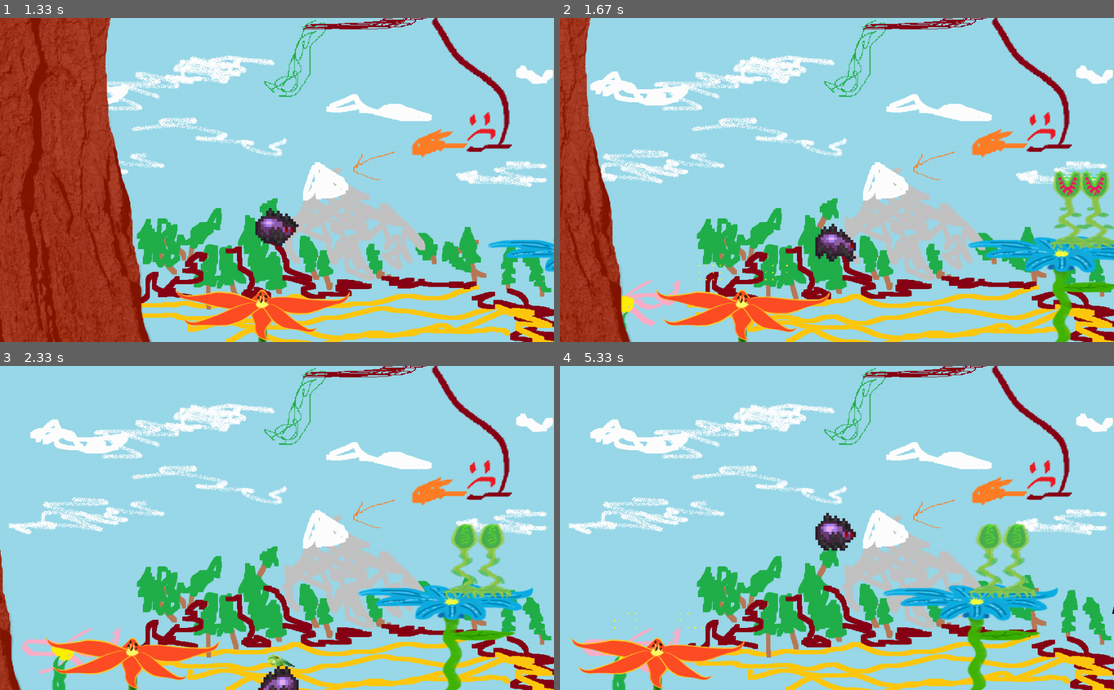
Above: before the commit, frames 1-4 (two rows, left to right).
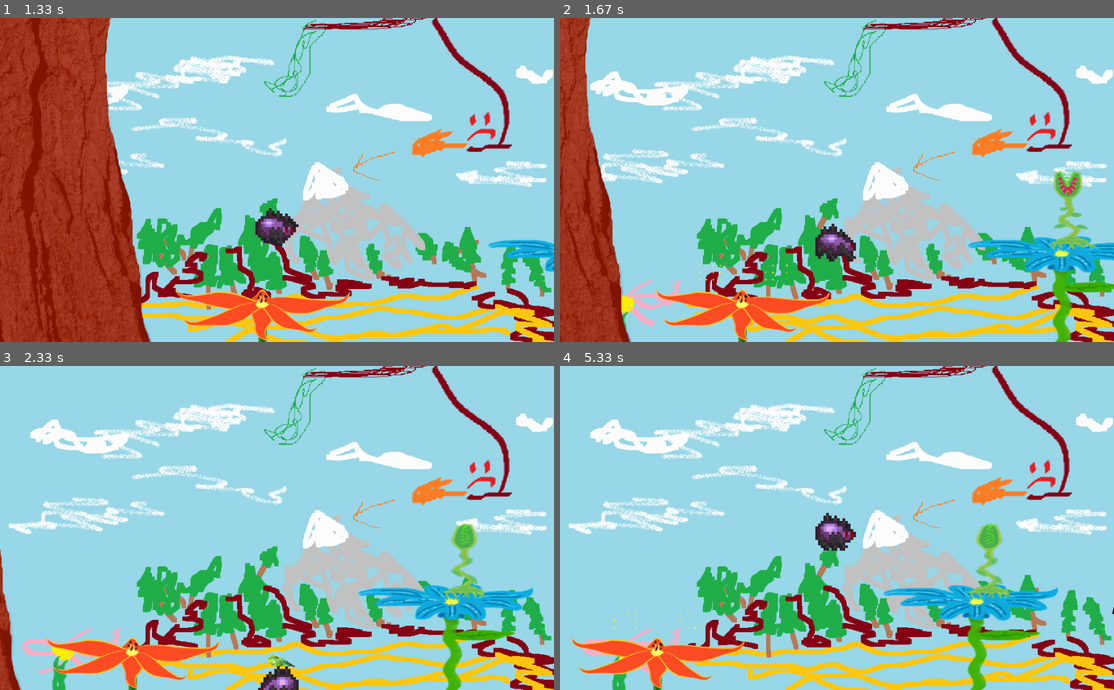
Above: after the commit, the same moments.

Repository: SwampWood/PyGame-shit
Game: pygame game, started from main.py
Same seed, same stepped clock (60 frames per second), same inputs: the game is played once before the commit and once after it.
Inputs (mouse positions are in pixels of both pictures, inside the frame that each line leads up to):
- Up to frame 1 (1.33 s): right-click (254, 192) at 0.38 s; hold D 0.67-1.13 s; move the mouse to (454, 170) at 0.7 s; tap Space at 0.73, 1.03, 1.23 s; hold D from 1.17 s (still down)
- Up to frame 2 (1.67 s): tap Space at 1.53 s; release D at 1.63 s
- Up to frame 3 (2.33 s): hold A 1.67-2.2 s; tap Space at 1.73, 2.03 s; click (105, 602) at 2.28 s
- Up to frame 4 (5.33 s): tap E at 2.57 s; hold A 2.9-3.3 s; tap Space at 2.97, 3.27, 3.4, 3.7, 4.07, 4.37, 4.57, 4.87, 5.07 s; hold D 3.33-3.97 s; hold A 4-4.47 s; hold D 4.5-4.97 s; hold D from 5 s (still down)

Frame 1 is identical in both runs. In frame 2, 0.8% of the frame differs, in the area x 93-100%, y 47-72%; in frame 3, 0.7%; in frame 4, 0.7%.

Commit message:
Добавлена музыка

Diff:
--- a/main.py
+++ b/main.py
@@ -245,7 +245,6 @@
         self.mask = pygame.mask.from_surface(self.image)
         self.rect.x += self.x_velocity
         self.rect.y += self.y_velocity
-
 
 
 class Spider(pygame.sprite.Sprite):
@@ -384,7 +383,7 @@
                 velocity *= -1
             self.y_velocity = int(cos(radians(self.web.angle - 270)) * velocity)
             self.x_velocity = int(sin(radians(self.web.angle - 270)) * velocity)
-            if self.web.angle >= 449 or self.web.angle <= 270:
+            if self.web.angle >= 445 or self.web.angle <= 275:
                 self.going_up = not self.going_up
                 self.y_velocity = 10
 
@@ -532,12 +531,11 @@
     FlowerPlatform(600, 400, 0)
     FlowerPlatform(2000, 300, 2)
     Enemy(750, 280, enemy_flower, 6)
-    TreeBranch(1300, 0, 0)
+    TreeBranch(1500, 0, 0)
     TreeBranch(2500, 0, 1)
     TreeBranch(3000, 0, 2)
     FlowerPlatform(1000, 300, 2)
     Wasp(1000, 150, 900, 1300)
-    Enemy(800, 280, enemy_flower, 6)
 
 
 background = load_image("background.png")
@@ -546,6 +544,9 @@
 Border(0, -2, 10024)
 Border(0, 700, 100024)
 camera = Camera()
+sound = pygame.mixer.Sound(os.path.join('data', 'music', 'background_music.mp3'))
+sound.set_volume(0.01)
+sound.play(5)
 running = True
 while running:
     for event in pygame.event.get():
Not shown, added: data/music/background_music.mp3
Not shown, added: data/music/boss_music.mp3
